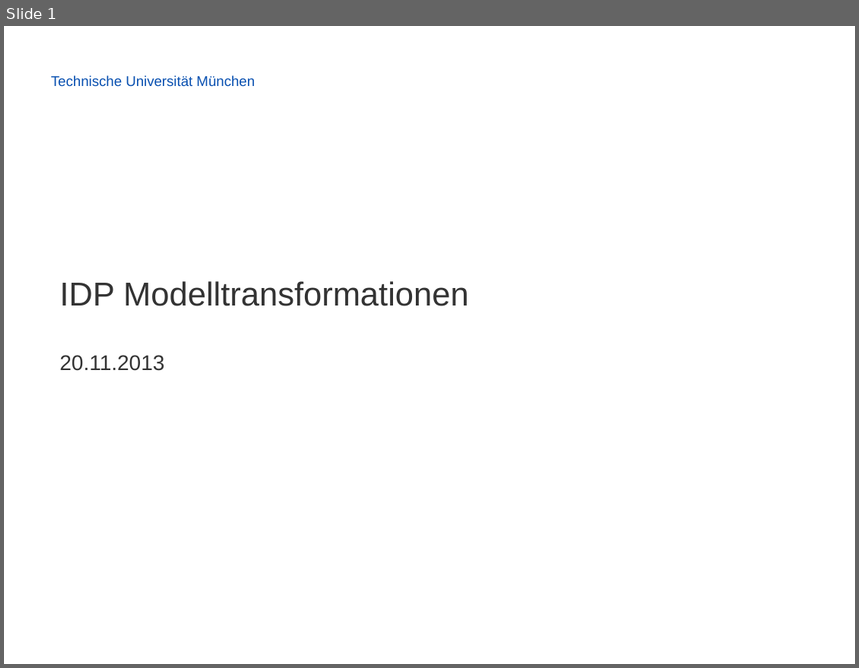
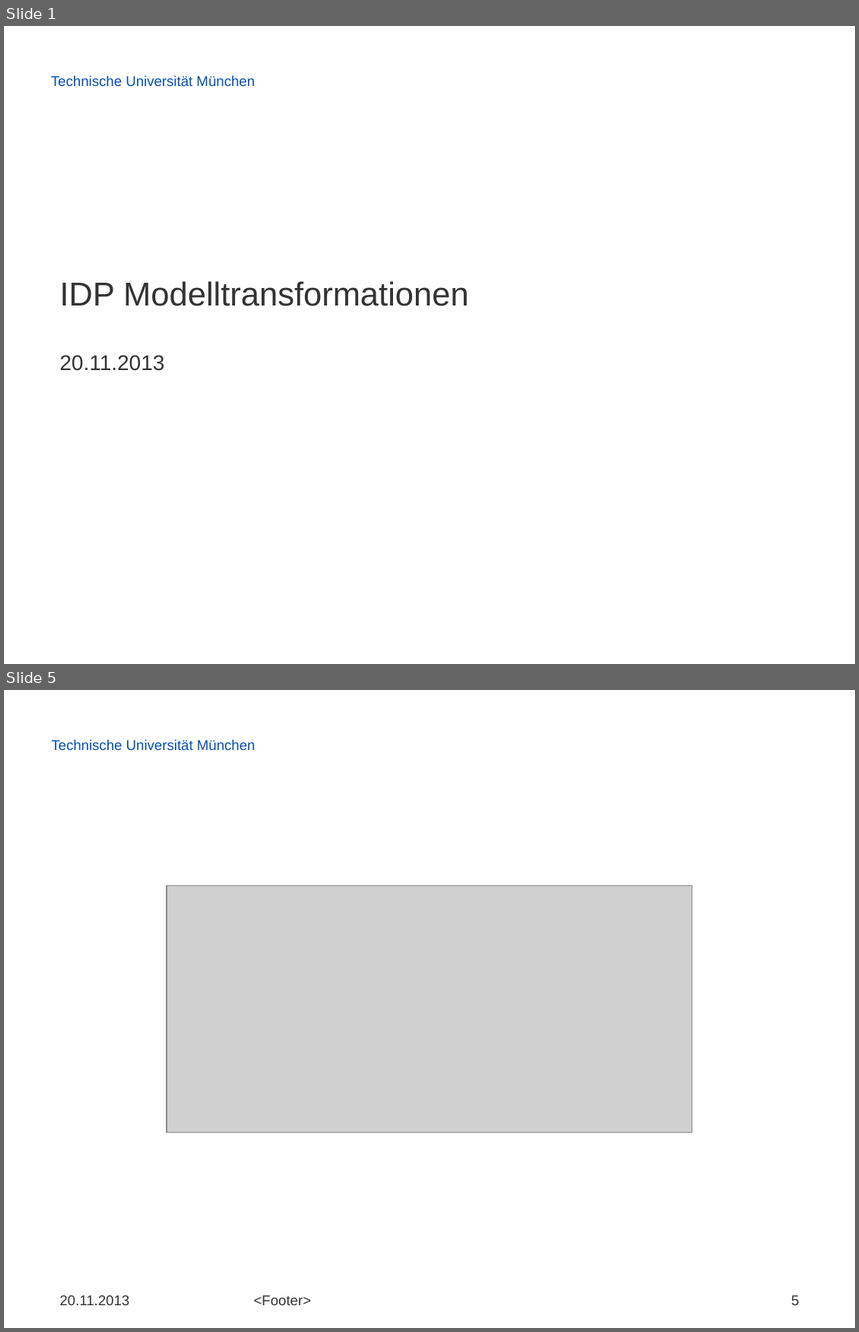
Before and after one commit to radke-tum/idp, a slide deck: doc/weeklies/weekly_2013-11-20.pptx. Shown one above the other, each under a label of ours: slide 1 before the commit, slides 1 and 5 after it; the slides between them are not shown. The pictures are 859x668 and 859x1332 pixels, drawn with LibreOffice and Linux fonts; fonts in the diff are those of the drawing; grey boxes stand for pictures; background and template pictures are left out. Boxes give left, top, right and bottom in pixels: in the first picture for what was removed or moved away, otherwise in the second. Text is boxed around its words. In the diff, an @@ line names an element or a change of style, - is before the commit and + after.

```diff
--- a/doc/weeklies/weekly_2013-11-20.pptx
+++ b/doc/weeklies/weekly_2013-11-20.pptx
@@ slide 5 added at [4,690,855,1328], background picture (left out) @@
@@ text added at [51,739,256,750], 12 pt, text #074FB0 @@
+Technische Universität München
@@ picture added at [167,886,693,1132] @@
@@ text added at [59,1296,129,1306], 12 pt, text #333333 @@
+20.11.2013
@@ text added at [254,1296,312,1306], 12 pt, text #333333 @@
+<Footer>
@@ page number added at [791,1296,799,1306], 12 pt, text #333333 @@
+5
```
Also in this commit, not shown: 5 slides changed, 1 other slide added.
